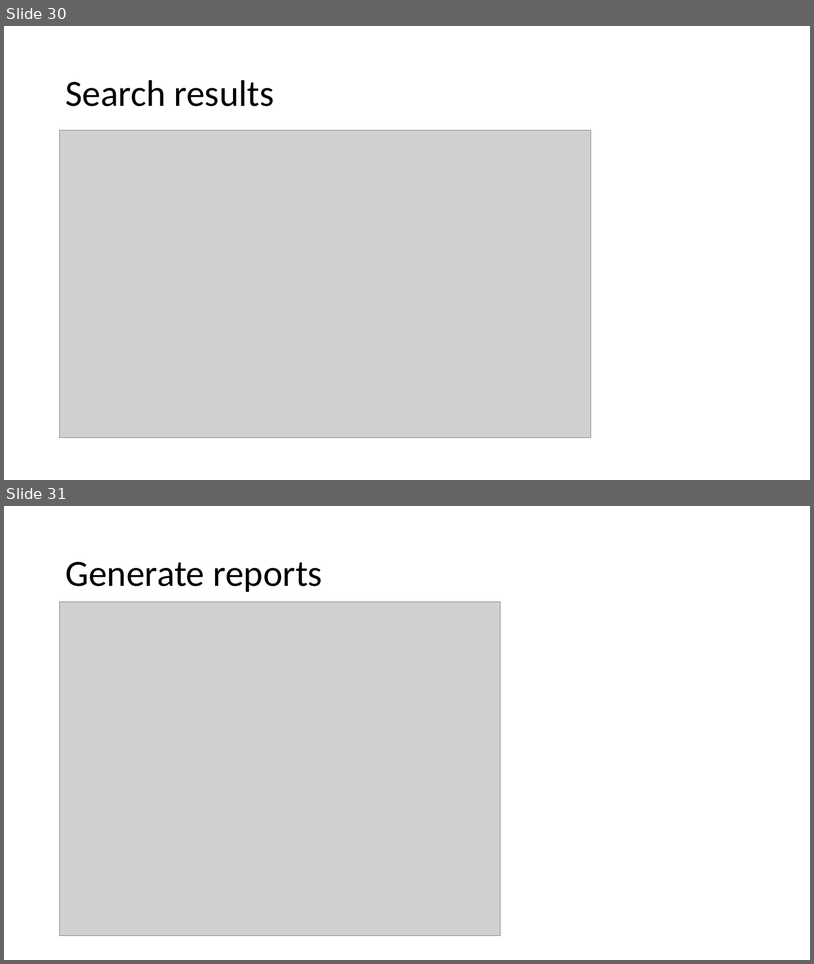
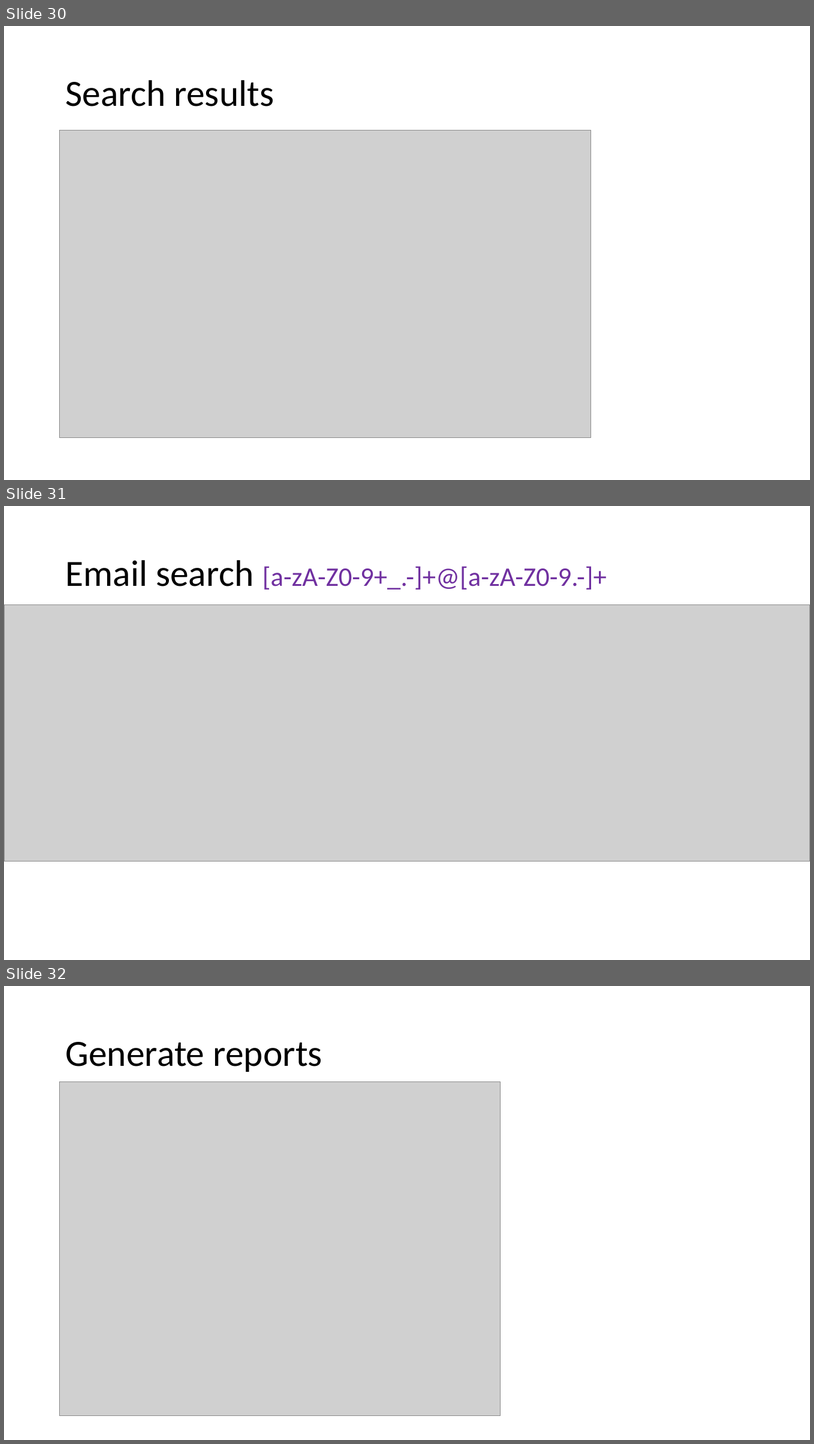
Before and after one commit to frankwxu/digital-forensics-lab, a slide deck: Basic_Computer_Skills_for_Forensics/5_Introduction_to_digital_forensics.pptx. Shown one above the other, each under a label of ours: slides 30 and 31 before the commit, slides 30, 31 and 32 after it. The pictures are 814x964 and 814x1444 pixels, drawn with LibreOffice and Linux fonts; fonts in the diff are those of the drawing; grey boxes stand for pictures; background and template pictures are left out. Boxes give left, top, right and bottom in pixels: in the first picture for what was removed or moved away, otherwise in the second. Text is boxed around its words. In the diff, an @@ line names an element or a change of style, - is before the commit and + after.

```diff
--- a/Basic_Computer_Skills_for_Forensics/5_Introduction_to_digital_forensics.pptx
+++ b/Basic_Computer_Skills_for_Forensics/5_Introduction_to_digital_forensics.pptx
@@ slide 31 added at (4, 506, 810, 960), background #FFFFFF @@
@@ title added at (65, 560, 607, 589), 32 pt, text #7030A0 @@
+Email search [a-zA-Z0-9+_.-]+@[a-zA-Z0-9.-]+
@@ picture added at (4, 604, 810, 861) @@
@@ what was slide 31 is now slide 32 @@
```
Also in this commit, not shown: 1 slide changed.
